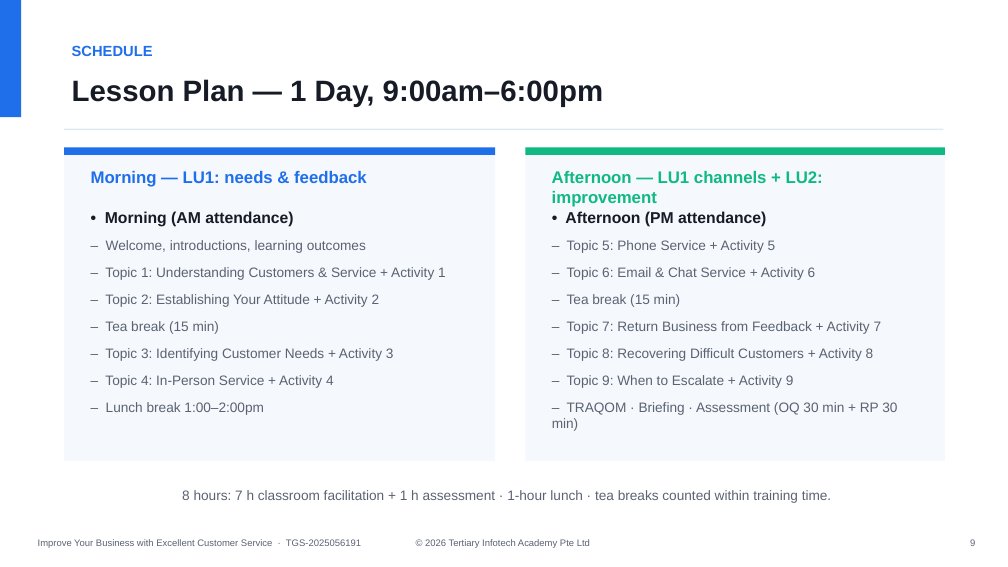
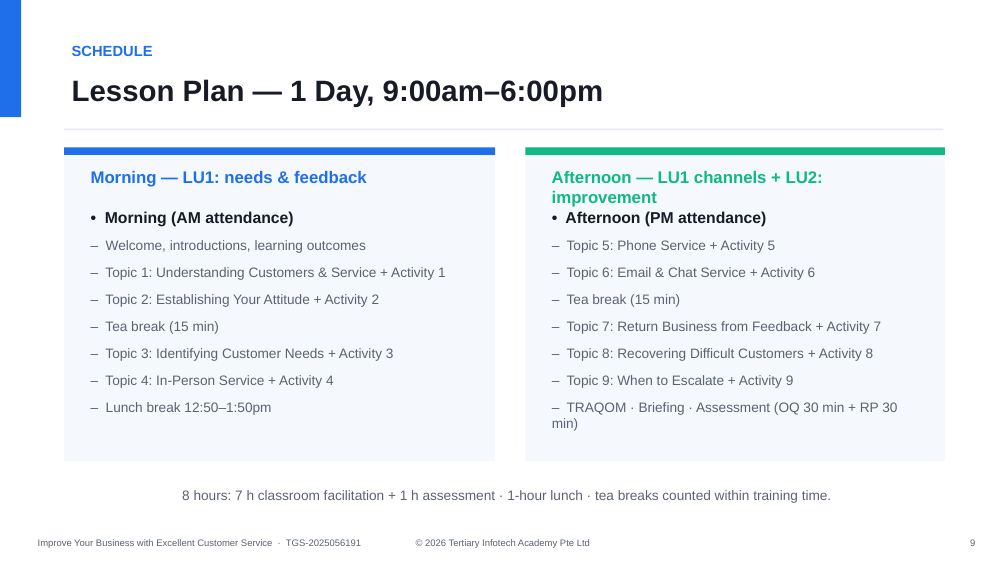
Before and after one commit to tertiarycourses/TGS-2025056191-Improve-Your-Business-with-Excellent-Customer-Service, a slide deck: slide 9 of courseware/Improve Your Business with Excellent Customer Service-v2.0.pptx. Drawn at 1008x567 pixels with LibreOffice and Linux fonts; fonts in the diff are those of the drawing. Boxes give left, top, right and bottom in pixels: in the first picture for what was removed or moved away, otherwise in the second. Text is boxed around its words. In the diff, an @@ line names an element or a change of style, - is before the commit and + after.

```diff
--- a/courseware/Improve Your Business with Excellent Customer Service-v2.0.pptx
+++ b/courseware/Improve Your Business with Excellent Customer Service-v2.0.pptx
@@ text at (106,402,271,415): text changed @@
-– Lunch break 1:00–2:00pm
+– Lunch break 12:50–1:50pm
```
Also in this commit, not shown: 20 other slides changed, 32 other files.
